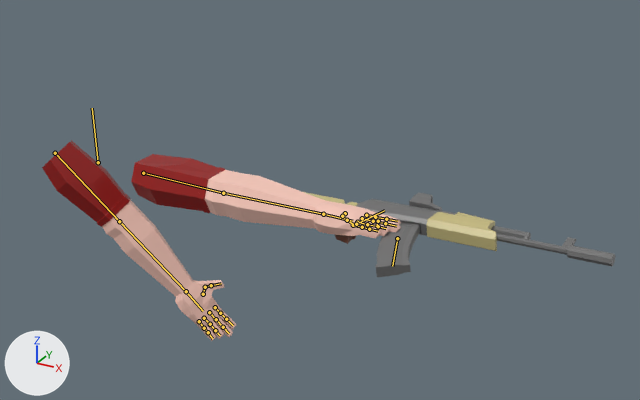
One commit to the Blender file Assets/liquid/Models/ak105_hands_ull_anim.blend: the scene before it, then after it.
Camera for both pictures: a 50 mm camera at (5.24, -5.45, 2.84) aimed at (1.63, 1.12, -0.44). The lights are fixed; the arrows at lower left show +X, +Y and +Z. The bones that bend it are drawn over the model as lines.

The first picture shows 'Body.001', 'Cube.001'.
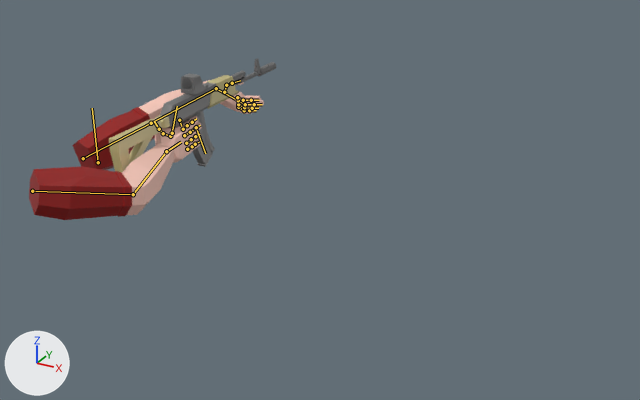
The newer file adds an action. The first version stands in its rest pose; the second is drawn at frame 1 of the action 'Holding-sight-anim'.

Where the change shows, as pixel boxes (x1, y1, x2, y2) in the pictures (640 x 400 px):
'Cube.001', posed (34% narrower, 30% shorter): before (42, 140, 401, 341); after (29, 80, 264, 220)
'Body.001', posed (52% narrower, 34% taller): before (268, 192, 615, 277); after (109, 58, 276, 172)
bone 'Bicep.L', root to tip: before (55, 153) to (119, 221); after (83, 158) to (151, 123)
bone 'Palm.L', root to tip: before (186, 291) to (203, 311); after (216, 88) to (235, 99)
bone 'Pinky2.L', root to tip: before (204, 328) to (208, 332); after (244, 110) to (249, 110)
bone 'Ring2.L', root to tip: before (210, 324) to (215, 330); after (244, 107) to (252, 108)
bone 'Middle2.L', root to tip: before (216, 319) to (223, 327); after (245, 104) to (254, 104)
bone 'Index2.L', root to tip: before (220, 313) to (226, 319); after (243, 100) to (251, 100)
bone 'Thumb1.L', root to tip: before (203, 294) to (205, 287); after (224, 92) to (226, 85)
bone 'Bicep.R', root to tip: before (143, 173) to (223, 193); after (32, 191) to (133, 194)
bone 'Palm.R', root to tip: before (323, 214) to (352, 221); after (166, 151) to (181, 142)

What the commit changed:
Bone 'Bicep.L' (bone_bicep_l) moves from (0.0, 0.0, 0.0) to (0.54, 0.17, -0.27).
Bone 'Bicep.L' (bone_bicep_l) turns from (0, 0, 0) to (11, -1, 3) degrees about its own x, y and z.
Bone 'Palm.L' (bone_palm_l) turns from (0, 0, 0) to (-24, -46, 66) degrees about its own x, y and z.
Bone 'Pinky2.L' (bone_pinky2_l) moves from (0.0, 0.0, 0.0) to (0.01, -0.03, -0.01).
Bone 'Pinky2.L' (bone_pinky2_l) turns from (0, 0, 0) to (-38, -4, 16) degrees about its own x, y and z.
Bone 'Ring2.L' (bone_ring2_l) moves from (0.0, 0.0, 0.0) to (0.0, -0.01, -0.01).
Bone 'Ring2.L' (bone_ring2_l) turns from (0, 0, 0) to (-38, -5, 17) degrees about its own x, y and z.
Bone 'Middle2.L' (bone_middle2_l) moves from (0.0, 0.0, 0.0) to (0.0, 0.01, 0.0).
Bone 'Middle2.L' (bone_middle2_l) turns from (0, 0, 0) to (-37, -6, 17) degrees about its own x, y and z.
Bone 'Index2.L' (bone_index2_l) moves from (0.0, 0.0, 0.0) to (-0.01, 0.03, 0.02).
Bone 'Index2.L' (bone_index2_l) turns from (0, 0, 0) to (-37, -8, 18) degrees about its own x, y and z.
Bone 'Thumb1.L' (bone_thumb1_l) moves from (0.0, 0.0, 0.0) to (0.02, -0.04, 0.01).
Bone 'Thumb1.L' (bone_thumb1_l) turns from (0, 0, 0) to (3, -8, 25) degrees about its own x, y and z.
Bone 'IK Arm Pole.L' (bone_ik_arm_pole_l) moves from (0.0, 0.0, 0.0) to (0.8, -1.76, 0.73).
Bone 'IK Arm Target.L' (bone_ik_arm_target_l) moves from (0.0, 0.0, 0.0) to (1.96, -2.75, -0.08).
Bone 'Bicep.R' (bone_bicep_r) moves from (0.0, 0.0, 0.0) to (0.74, -0.55, -0.02).
Bone 'Palm.R' (bone_palm_r) turns from (0, 0, 0) to (-7, 61, 8) degrees about its own x, y and z.
Bone 'IK Arm Pole.R' (bone_ik_arm_pole_r) moves from (0.0, 0.0, 0.0) to (-0.4, -0.24, 0.3).
Bone 'IK Arm Target.R' (bone_ik_arm_target_r) moves from (0.0, 0.0, 0.0) to (-0.14, -2.16, 0.82).
